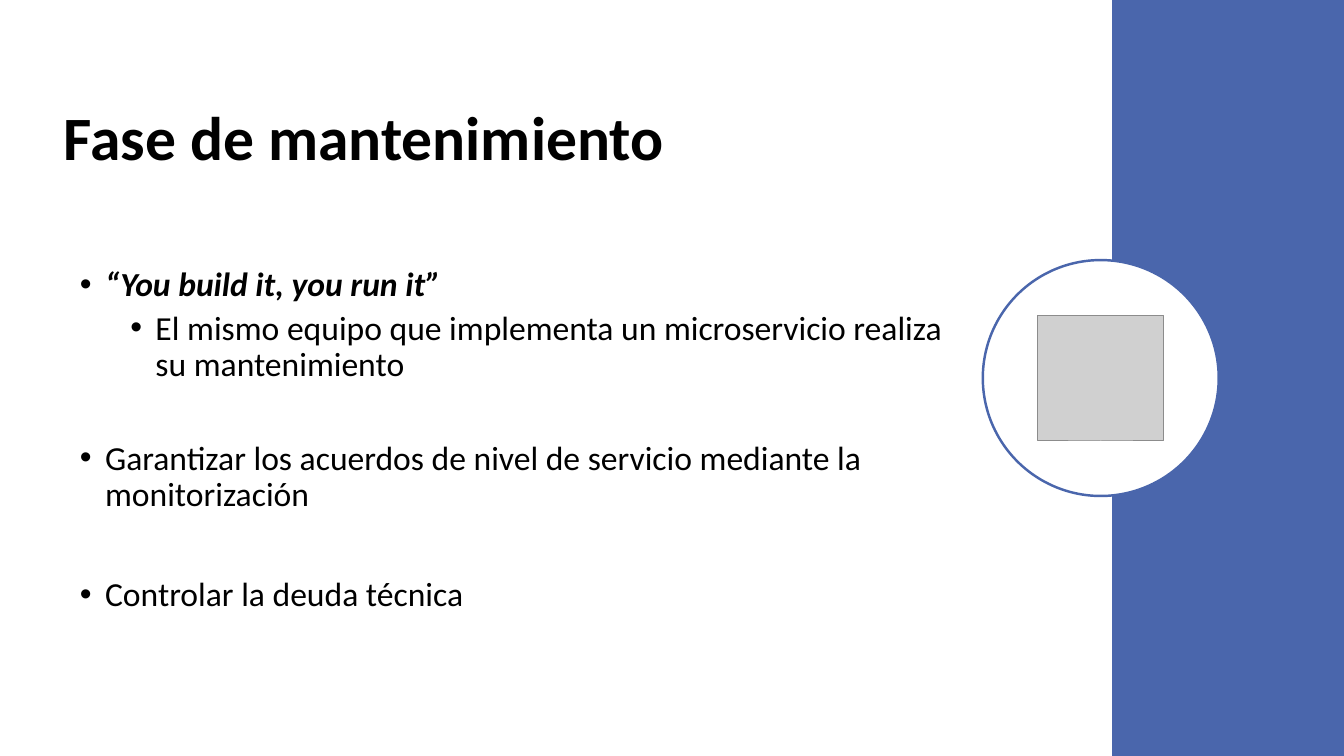
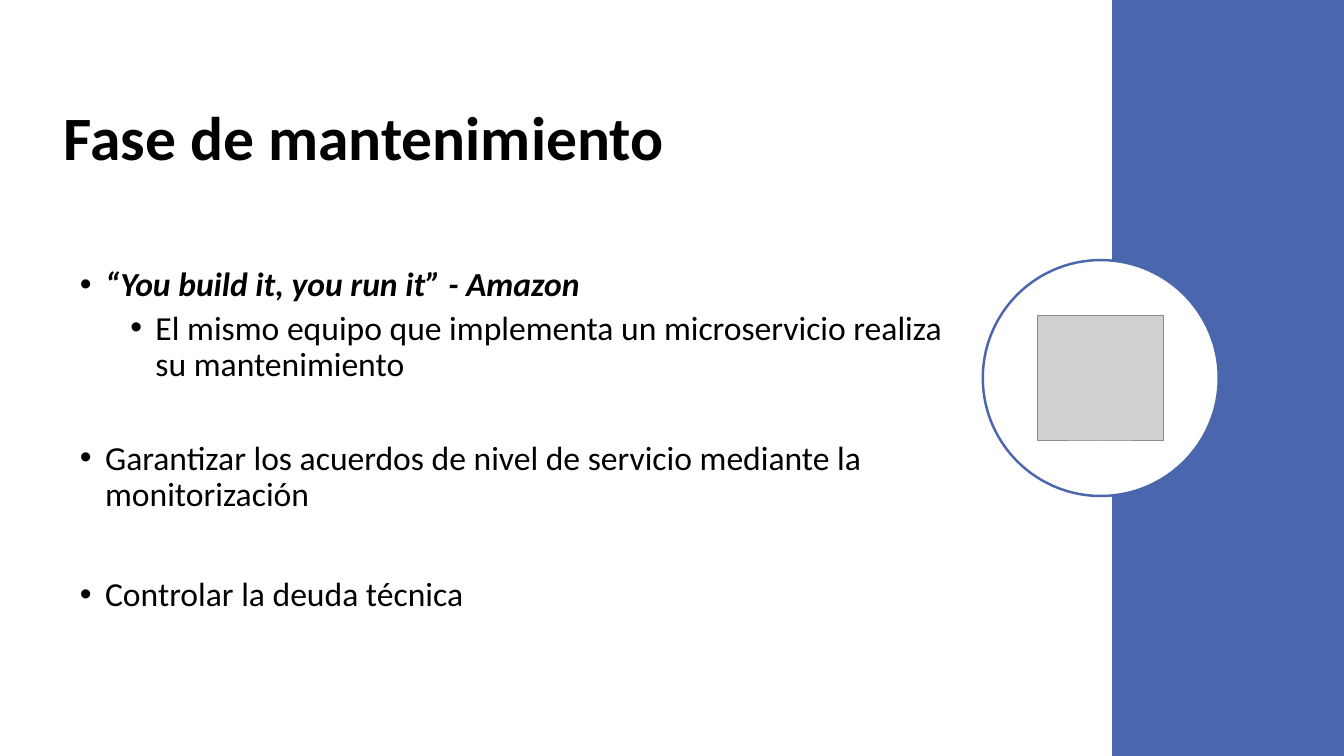
Before and after one commit to VictorIranzo/TFG_Microservices, a slide deck: slide 13 of Trabajo/Presentación/Desarrollo de software basado en microservicios.pptx. Drawn at 1344x756 pixels with LibreOffice and Linux fonts; fonts in the diff are those of the drawing; grey boxes stand for pictures. Boxes give left, top, right and bottom in pixels: in the first picture for what was removed or moved away, otherwise in the second. Text is boxed around its words. In the diff, an @@ line names an element or a change of style, - is before the commit and + after.

```diff
--- a/Trabajo/Presentación/Desarrollo de software basado en microservicios.pptx
+++ b/Trabajo/Presentación/Desarrollo de software basado en microservicios.pptx
@@ text at <box>105,271,579,302</box>: text changed @@
-• “You build it, you run it”
+• “You build it, you run it” - Amazon
```
Also in this commit, not shown: 2 other slides changed, 3 other files.
